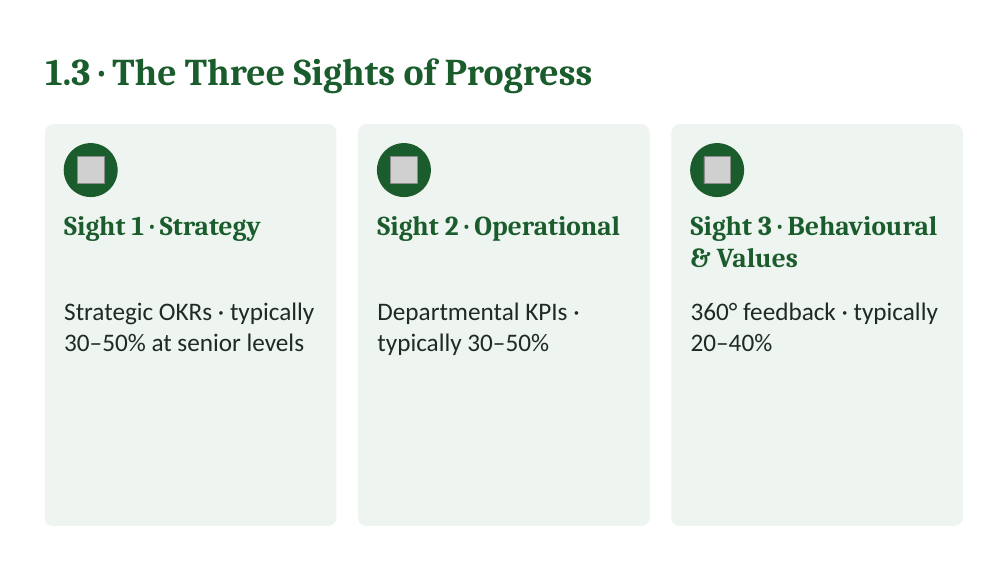
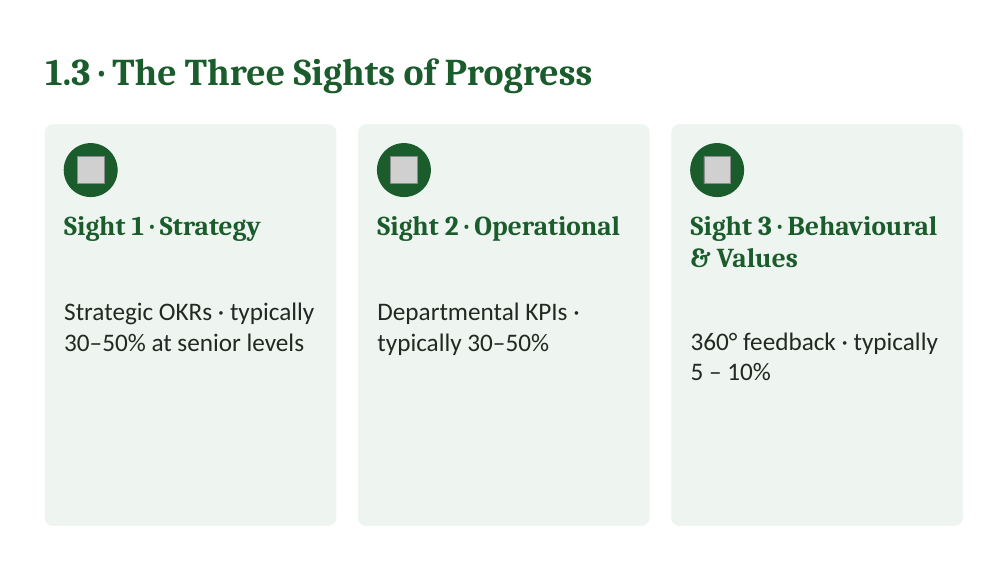
Before and after one commit to IBSL26/ibsl-platform, a slide deck: slide 8 of Unit decks/Unit 06 - Performance Management Setup.pptx. Drawn at 1008x567 pixels with LibreOffice and Linux fonts; fonts in the diff are those of the drawing; grey boxes stand for pictures. Boxes give left, top, right and bottom in pixels: in the first picture for what was removed or moved away, otherwise in the second. Text is boxed around its words. In the diff, an @@ line names an element or a change of style, - is before the commit and + after.

```diff
--- a/Unit decks/Unit 06 - Performance Management Setup.pptx
+++ b/Unit decks/Unit 06 - Performance Management Setup.pptx
@@ text at (691, 332, 938, 380): text changed @@
-360° feedback · typically 20–40%
+360° feedback · typically 5 – 10%
```
Also in this commit, not shown: 9 other slides changed, 6 slides added, 6 slides removed, 1 other file.
